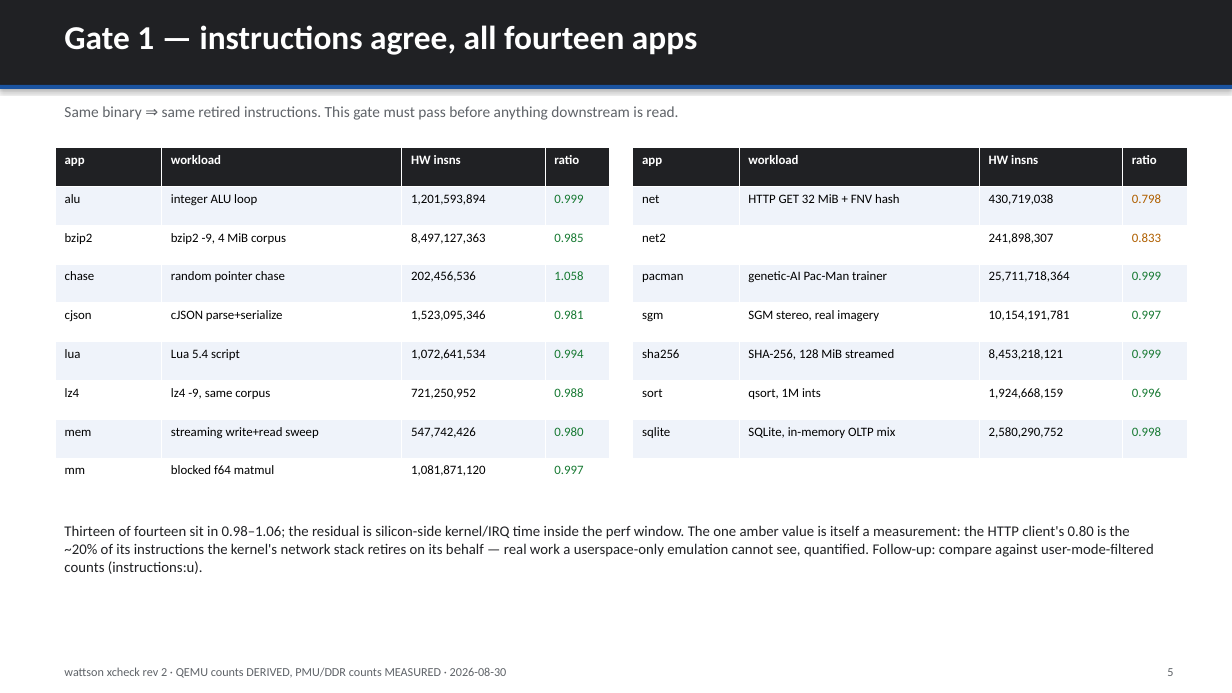
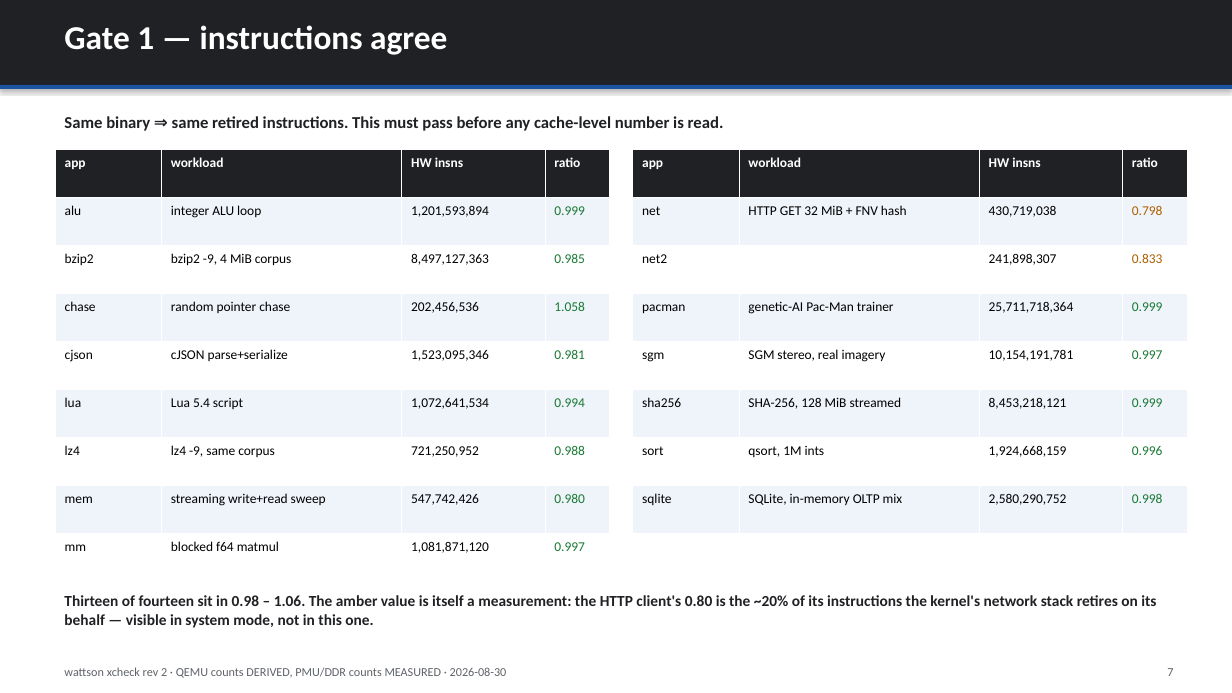
Before and after one commit to kylefoxaustin/wattson, a slide deck: slide 7 of xcheck/xcheck-correlation.pptx (slide 5 before the commit). Drawn at 1232x693 pixels with LibreOffice and Linux fonts; fonts in the diff are those of the drawing. Boxes give left, top, right and bottom in pixels: in the first picture for what was removed or moved away, otherwise in the second. Text is boxed around its words. In the diff, an @@ line names an element or a change of style, - is before the commit and + after.

Commit message:
deck rewritten for an audience with no background; adds the gate-AF bridge
Audience correction: readers see the numbers, not the journey. Roughly 10x
less narrative on every slide -- the why's, the campaign history and the
build-up are gone; tables and charts carry the content.

NEW, right after the answer slide: two recommendation slides.
  - THE GATE-AF BRIDGE. Their spreadsheet wants a gate activity factor
    (0/3/5/7%, 5% = block maxed); we measure utilization. The bridge needs no
    gate counts because their 5% anchor already contains the gates-per-event
    constant: AF_app = AF_idle + (AF_max - AF_idle) x U, with U measured in
    QEMU against a saturating microbench we already ship. Spreadsheet,
    coefficients and physics unchanged -- one assumed constant becomes a
    measured one. The pitch: today you assume 3% and get the power of an
    abstraction; this way you name an app and get the power of that app.
  - THREE LEVELS OF DETAIL. Counts per run / instruction-class histogram /
    full instruction trace. Levels 2 and 3 are stock upstream plugins
    (howvec, execlog) -- nothing to write. Includes a MEASURED example taken
    this evening: SQLite is 52% load/store, Pac-Man 37% integer ALU with 13x
    the FP/SIMD share. One flat AF cannot separate those; a per-class AF can.

Also: scatter.png was stale -- its legend read 0.81 while the caption beside
it read 0.98 (it predated the prefetch model). Regenerated from the current
vectors, and make_scatter.py now reads them, so the two agree.

Spacing pass throughout: tables sized to fill their slides, consistent
vertical rhythm, no dead bands.

```diff
--- a/xcheck/xcheck-correlation.pptx
+++ b/xcheck/xcheck-correlation.pptx
@@ text at bbox=[64, 25, 447, 55]: text changed @@
-Gate 1 — instructions agree, all fourteen apps
+Gate 1 — instructions agree
@@ text at bbox=[64, 116, 724, 131]: text changed; size 12 to 13 pt; text colour #5F6368 to #202124; bold on @@
-Same binary ⇒ same retired instructions. This gate must pass before anything downstream is read.
+Same binary ⇒ same retired instructions. This must pass before any cache-level number is read.
@@ table at bbox=[55, 150, 610, 582] @@
@@ size 10 to 10.5 pt @@
@@ table at bbox=[633, 150, 1188, 534] @@
@@ size 10 to 10.5 pt @@
@@ text at bbox=[64, 595, 1156, 628]: text changed; size 11.5 to 12 pt; bold on @@
-Thirteen of fourteen sit in 0.98–1.06; the residual is silicon-side kernel/IRQ time inside the perf window. The one amber value is itself a measurement: the HTTP client's 0.80 is the ~20% of its instructions the kernel's network stack retires on its behalf — real work a userspace-only emulation cannot see, quantified. Follow-up: compare against user-mode-filtered counts (instructions:u).
+Thirteen of fourteen sit in 0.98 – 1.06. The amber value is itself a measurement: the HTTP client's 0.80 is the ~20% of its instructions the kernel's network stack retires on its behalf — visible in system mode, not in this one.
@@ text at bbox=[1167, 668, 1173, 676]: text changed @@
-5
+7
```
Also in this commit, not shown: 6 other slides changed, 4 slides added, 2 slides removed, 3 other files.
